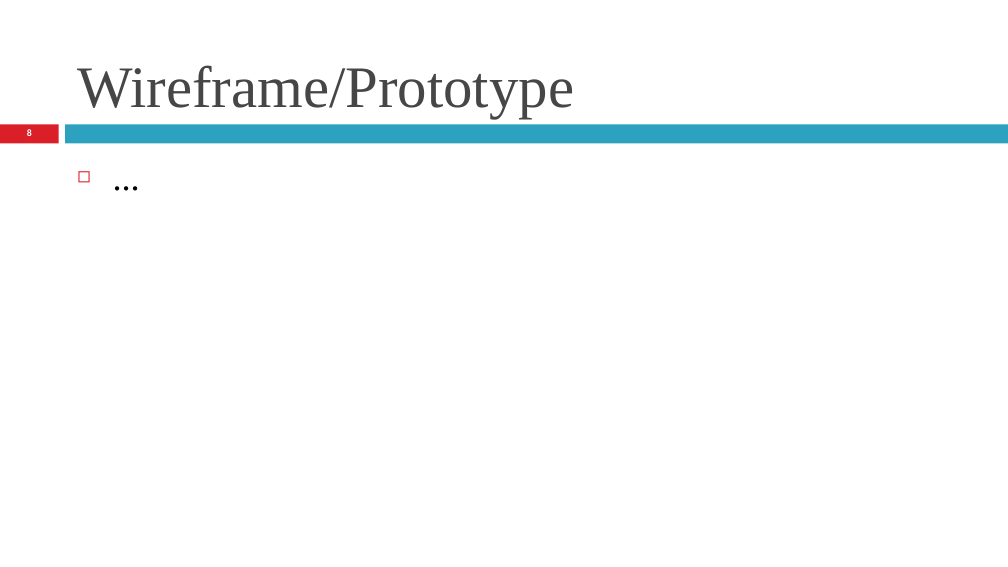
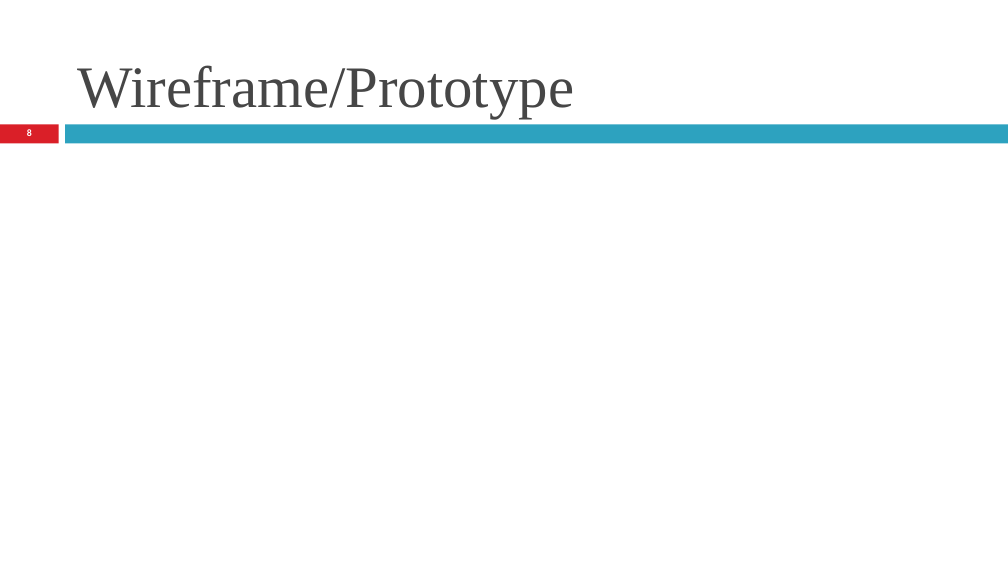
Before and after one commit to NJT145/my_github_repository_Python, a slide deck: slide 8 of website_simAnalyzer/Mobile Programming-Final Presentation.odp. Drawn at 1008x567 pixels with LibreOffice and Linux fonts; fonts in the diff are those of the drawing. Boxes give left, top, right and bottom in pixels: in the first picture for what was removed or moved away, otherwise in the second. Text is boxed around its words. In the diff, an @@ line names an element or a change of style, - is before the commit and + after.

```diff
--- a/website_simAnalyzer/Mobile Programming-Final Presentation.odp
+++ b/website_simAnalyzer/Mobile Programming-Final Presentation.odp
@@ text removed at <box>68,149,967,510</box> @@
-◻ ...
```
Also in this commit, not shown: 1 other slide changed, 1 slide added, 1 slide removed, 2 other files.
